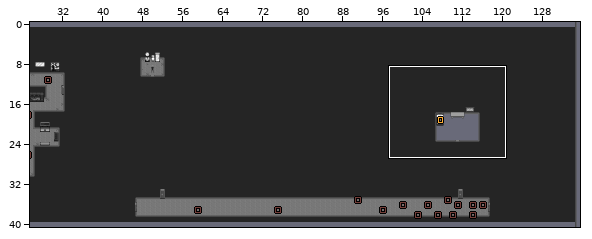
An edit to a level. LDtk project, assets/ldtk/time-marches-on.ldtk. Above: a wide view before the commit, with the close-up outlined.
Close-up. The starting point:
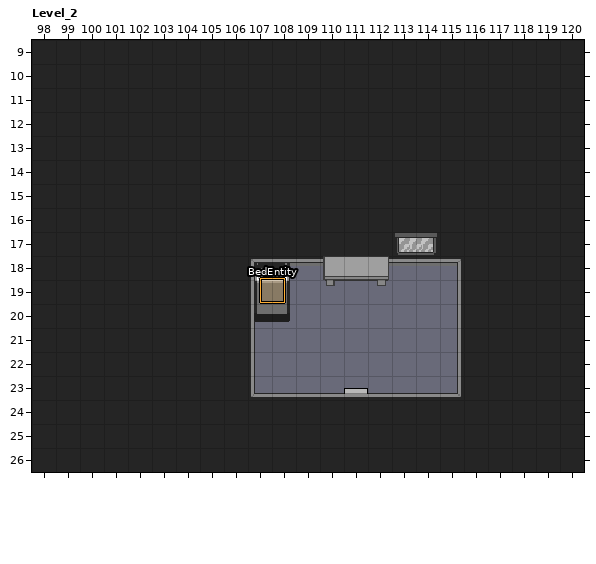
Cells are 16x16 px. Shown: Level_2 x 98..120, y 9..26.
The result:
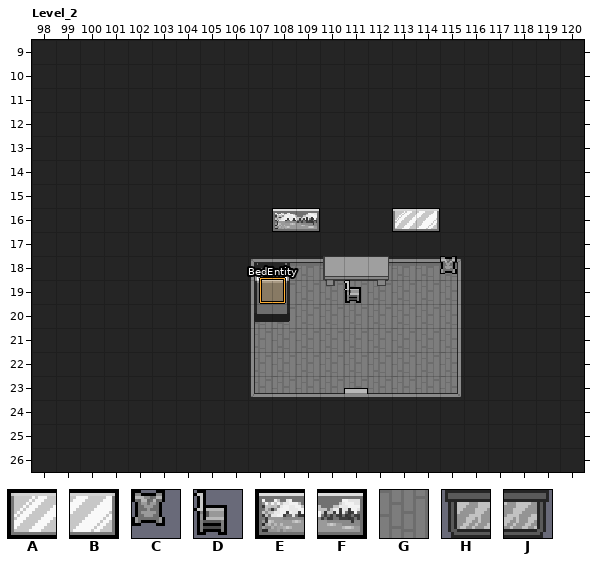
Key: from "Furniture": A 180, B 181, C 329, D 338, E 502, F 503; from "HorrorHouse": G 80, H 87, J 88.
_ is an empty cell, . an unchanged one.
From old to new:
--- layer "BackgroundComposite"
@@ x 107..115 @@
-18 .___.____
-19 .________
-20 _________
-21 _________
-22 _________
-23 _________
+18 .GGG.GGGG
+19 .GGGGGGGG
+20 GGGGGGGGG
+21 GGGGGGGGG
+22 GGGGGGGGG
+23 GGGGGGGGG
--- layer "Decor"
@@ x 113..114 @@
-17 HJ
+17 __
--- layer "Decor2"
@@ x 108..114 @@
-16 __...__
+16 EF...AB
@@ x 111..115 @@
-18 ...._
-19 _....
+18 ....C
+19 D....
Boxes around the changes in both close-ups, in picture pixels (x1, y1, x2, y2):
changed: (255, 208, 457, 393)
